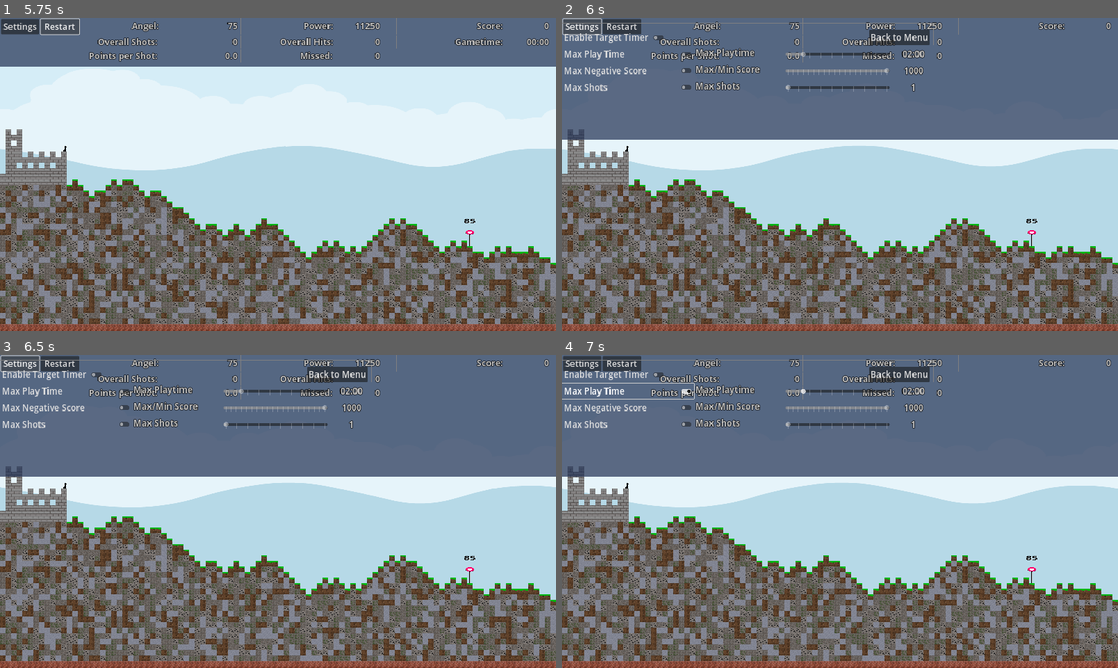
Above: before the commit, frames 1-4 (two rows, left to right).
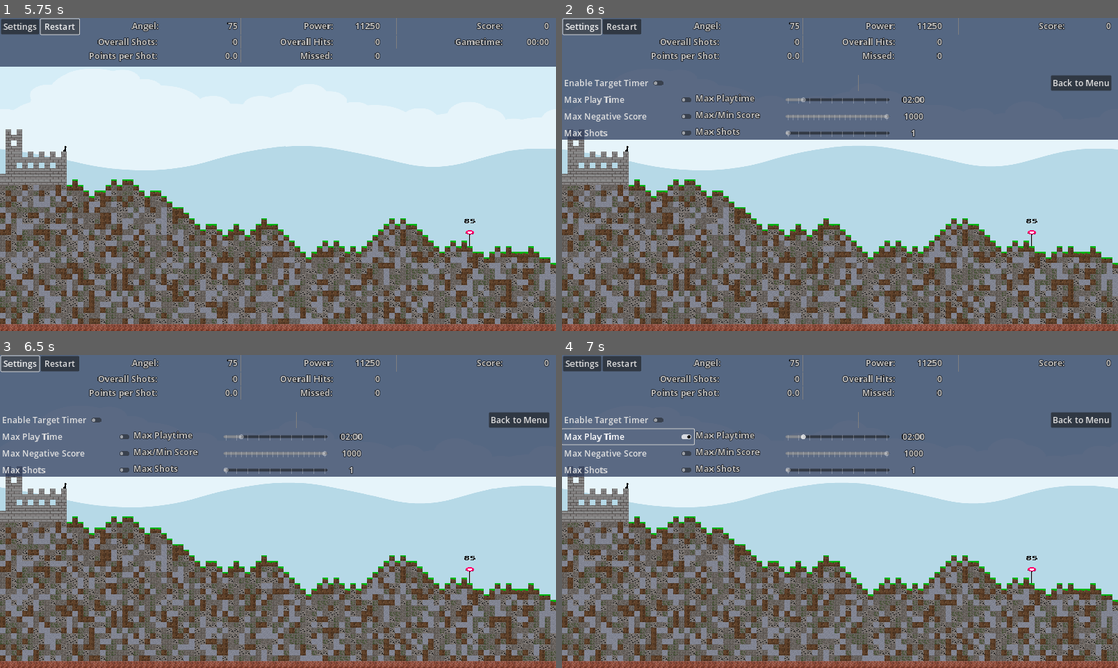
Above: after the commit, the same moments.

Repository: Coding-4Fun/Just4Fun_Mini_Shootergame
Game: Godot game, scene res://UI/MainMenuUI/MainMenuUI.tscn
Two runs of this game, one before a commit and one after it. Both use one fixed random seed, a clock stepped at 60 frames per second and the inputs below.
Inputs:
- Up to frame 1 (5.75 s): click "Play" at 0.5 s; click "Max Play Time" at 1.25 s; click "Max Play Time" at 2 s; click "Start Game" at 2.75 s; click "Restart" at 3.5 s; click "Restart" at 4.25 s; click "Restart" at 5 s
- Up to frame 2 (6 s): click "Settings" at 5.75 s
- Up to frame 3 (6.5 s): no input
- Up to frame 4 (7 s): click "Max Play Time" at 6.5 s

Frame 1 is identical in both runs. In frame 2, 5.0% of the frame differs, in the area x 0-99%, y 1-38%; in frame 3, 5.0%; in frame 4, 5.3%.

Commit message:
Chg: Adjust position and Layout

Diff:
--- a/UI/Settings/InGameUISettings.tscn
+++ b/UI/Settings/InGameUISettings.tscn
@@ -7,9 +7,14 @@
 [ext_resource type="Script" path="res://UI/Settings/Settings.gd" id="4"]
 
 [node name="VBoxSetting" type="VBoxContainer"]
-visible = false
-top_level = true
 z_index = 10
+custom_minimum_size = Vector2(0, 220)
+anchors_preset = 10
+anchor_right = 1.0
+offset_bottom = 218.0
+grow_horizontal = 2
+size_flags_horizontal = 3
+mouse_filter = 0
 script = ExtResource("4")
 
 [node name="HSeparator" type="HSeparator" parent="."]
